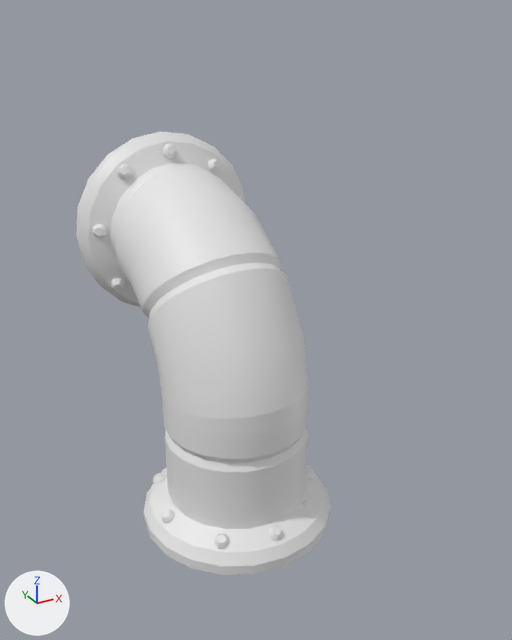
An edit to the FBX model Assets/3D_Assets/Props/tuyau_90_droit.fbx, drawn before and after from the same camera.
One viewpoint serves both versions: a 50 mm lens placed at (-1.62, -3.3, 2.94), pointed at (0.08, -0.21, 1.39). Lighting does not change. The marker at lower left points along +X, +Y and +Z. Where no turn or scale is listed for an object, it has been applied to the vertices.
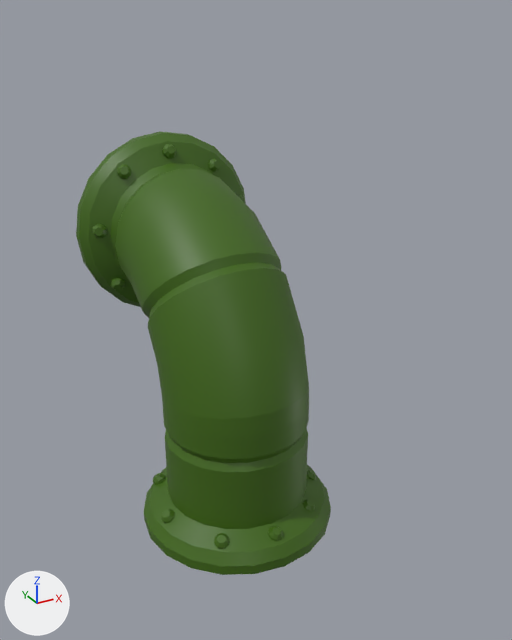
The newer file is also turned or shifted as a whole; pictures and numbers use the older file's frame.

Where the change shows, as pixel boxes (x1, y1, x2, y2) in the pictures (512 x 640 px):
```json
{"object": "Cylinder.002", "change": "recoloured", "before": [76, 132, 331, 575], "after": [76, 132, 331, 575], "on screen": "white to green"}
{"object": "Cube.002", "change": "recoloured", "before": [92, 144, 316, 548], "after": [92, 144, 316, 548], "on screen": "white to green"}
```

The change, as JSON lines over the scene's bpy script:
```json
{"op": "add", "block": "mat_material_006", "code": ["mat_material_006 = principled_material('Material.006')", "mat_material_006.base_color = (0.0512, 0.138, 0.00426)  # dark green #40680e"]}
{"block": "me_cylinder_005", "where": "me_cylinder_005.from_pydata(...)  # 420 vertices, 380 faces; spans x -0.59..0.59, y -0.75..0.86, z -1.1..1.12"}
{"op": "add", "block": "me_cylinder_005", "code": "me_cylinder_005.materials.append(mat_material_006)  # dark green #40680e"}
{"block": "me_cube_010", "where": "me_cube_010.from_pydata(...)  # 438 vertices, 306 faces; spans x -0.48..0.56, y -1.42..0.89, z -0.04..2.87"}
{"op": "add", "block": "me_cube_010", "code": "me_cube_010.materials.append(mat_material_006)  # dark green #40680e"}
```
